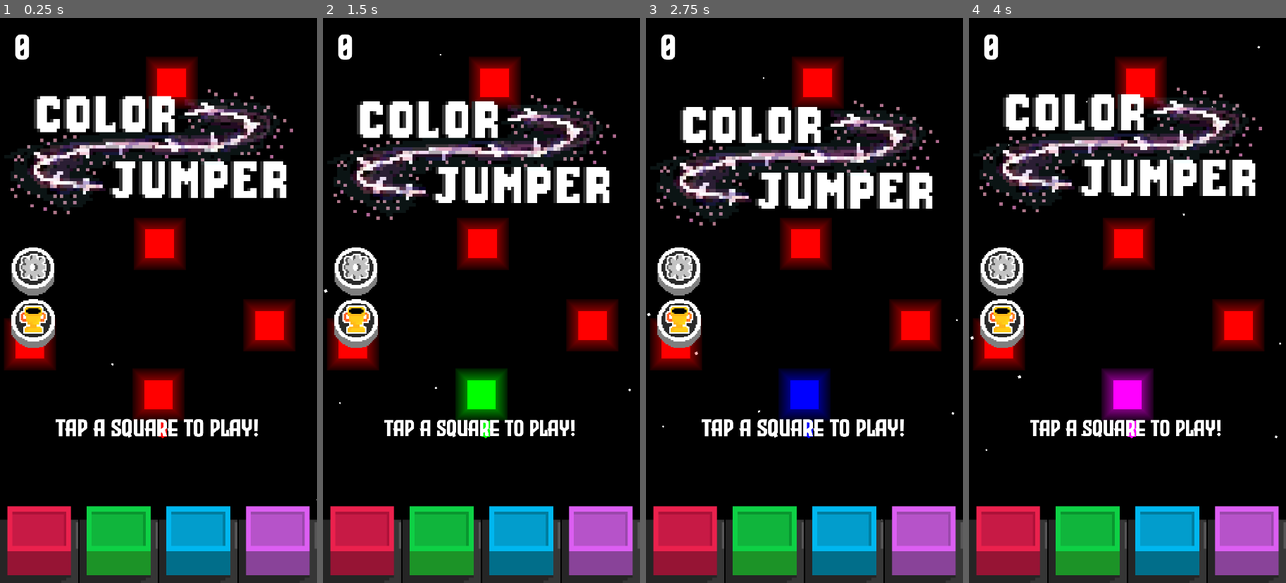
Above: before the commit, frames 1-4 (left to right).
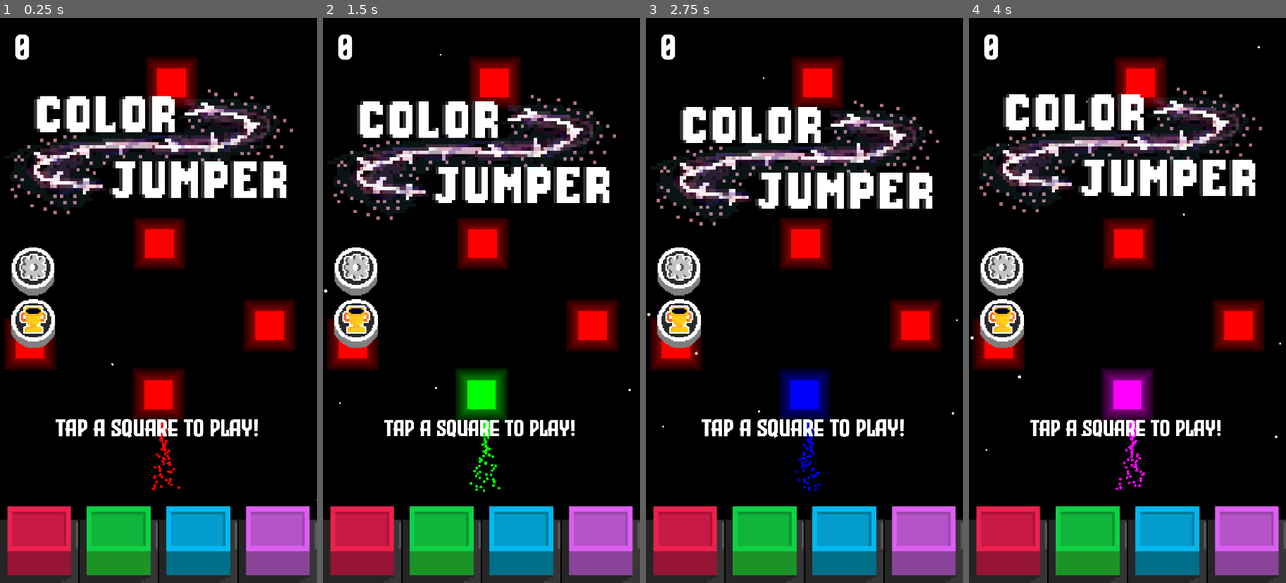
Above: after the commit, the same moments.

Repository: Xavier-Royer/Color-Jumper
Game: Godot game, scene res://Main.tscn
Two runs of this game, one before a commit and one after it. Both use one fixed random seed, a clock stepped at 60 frames per second and the inputs below.
Inputs (mouse positions are in pixels of both pictures, inside the frame that each line leads up to):
- Up to frame 1 (0.25 s): no input
- Up to frame 2 (1.5 s): click (361, 543) at 0.5 s; click (440, 543) at 1.25 s
- Up to frame 3 (2.75 s): click (845, 543) at 2 s
- Up to frame 4 (4 s): click (1247, 543) at 2.75 s; click (1003, 323) at 3.5 s

The runs differ from the first frame. In frame 1, 0.2% of the frame differs, in the area x 48-57%, y 74-84%; in frame 2, 0.2%; in frame 3, 0.2%, in the area x 47-56%, y 74-84%; in frame 4, 0.2%.

Commit message:
trail update

Diff:
--- a/Main.tscn
+++ b/Main.tscn
@@ -69,7 +69,10 @@
 emission_shape_scale = Vector3(4, 1, 1)
 emission_shape = 3
 emission_box_extents = Vector3(1, 1, 1)
-gravity = Vector3(0, 2000, 0)
+spread = 10.0
+initial_velocity_min = 100.0
+initial_velocity_max = 100.0
+gravity = Vector3(0, 0, 0)
 
 [sub_resource type="Animation" id="Animation_fos0i"]
 length = 0.001
@@ -406,6 +409,7 @@
 script = ExtResource("4_cm0pq")
 
 [node name="Trail2" type="Node2D" parent="ScreenManager/GameScreen/Objects/Player"]
+visible = false
 position = Vector2(4.86111, 29.6196)
 scale = Vector2(0.347222, 0.54851)
 
@@ -423,6 +427,7 @@
 scale = Vector2(0.499999, 1.5)
 
 [node name="GPUParticles2D" type="GPUParticles2D" parent="ScreenManager/GameScreen/Objects/Player"]
+visible = false
 emitting = false
 amount = 100
 texture = ExtResource("16_fpfj3")
@@ -434,10 +439,11 @@
 
 [node name="Trail" type="GPUParticles2D" parent="ScreenManager/GameScreen/Objects/Player"]
 process_priority = 500
-visible = false
 position = Vector2(5.20833, 30.1681)
-amount = 500
+amount = 50
 texture = ExtResource("16_fpfj3")
+speed_scale = 9.0
+fixed_fps = 200
 process_material = SubResource("ParticleProcessMaterial_fpfj3")
 
 [node name="SpawnTimer" type="Timer" parent="ScreenManager/GameScreen"]
--- a/player.gd
+++ b/player.gd
@@ -10,7 +10,7 @@
 @onready var trail = preload("res://TrailParticle.tscn")
 @onready var test = preload("res://color_rect.tscn")
 @onready var trailNode = $Trail2#self.get_parent().get_node("Trail")# $Trail #self.get_parent().get_parent().get_node("Trail")
-var direction
+var direction  = Vector2.ZERO
 
 var lastRotation = 0
 var newTrail = true
@@ -31,8 +31,10 @@
 
 
 func _process(_delta: float) -> void:
-
-
+	direction = Vector2(cos(deg_to_rad(rotation+90)),sin(deg_to_rad(rotation+90)))
+	$Trail.process_material.direction = Vector3(1*direction.x,1*direction.y ,0)
+	$Trail.process_material.gravity = Vector3(0,0,0)
+	#$Trail.process_material.gravity = Vector3(0,gameSpeed*2,0)
 
 
 	collided = move_and_slide()
Not shown, changed: icon.svg.import
Not shown, changed: textures/Evil Empire.otf.import
Not shown, changed: textures/Iphone.png.import
Not shown, changed: textures/bluebutton.png.import
Not shown, changed: textures/bluebuttonpressed.png.import
Not shown, changed: textures/colorjumper_logo.png.import
Not shown, changed: textures/greenbutton.png.import
Not shown, changed: textures/greenbuttonpressed.png.import
Not shown, changed: textures/leaderboard.png.import
Not shown, changed: textures/leaderboard_pressed.png.import
Not shown, changed: textures/purplebutton.png.import
Not shown, changed: textures/purplebuttonpressed.png.import
(and 4 more such lines)
